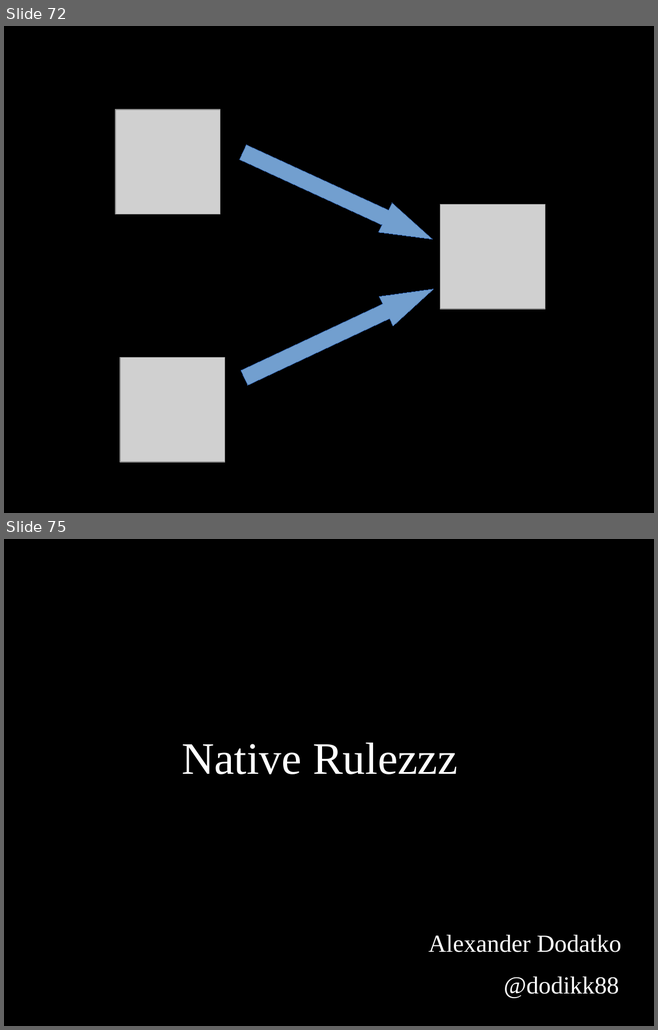
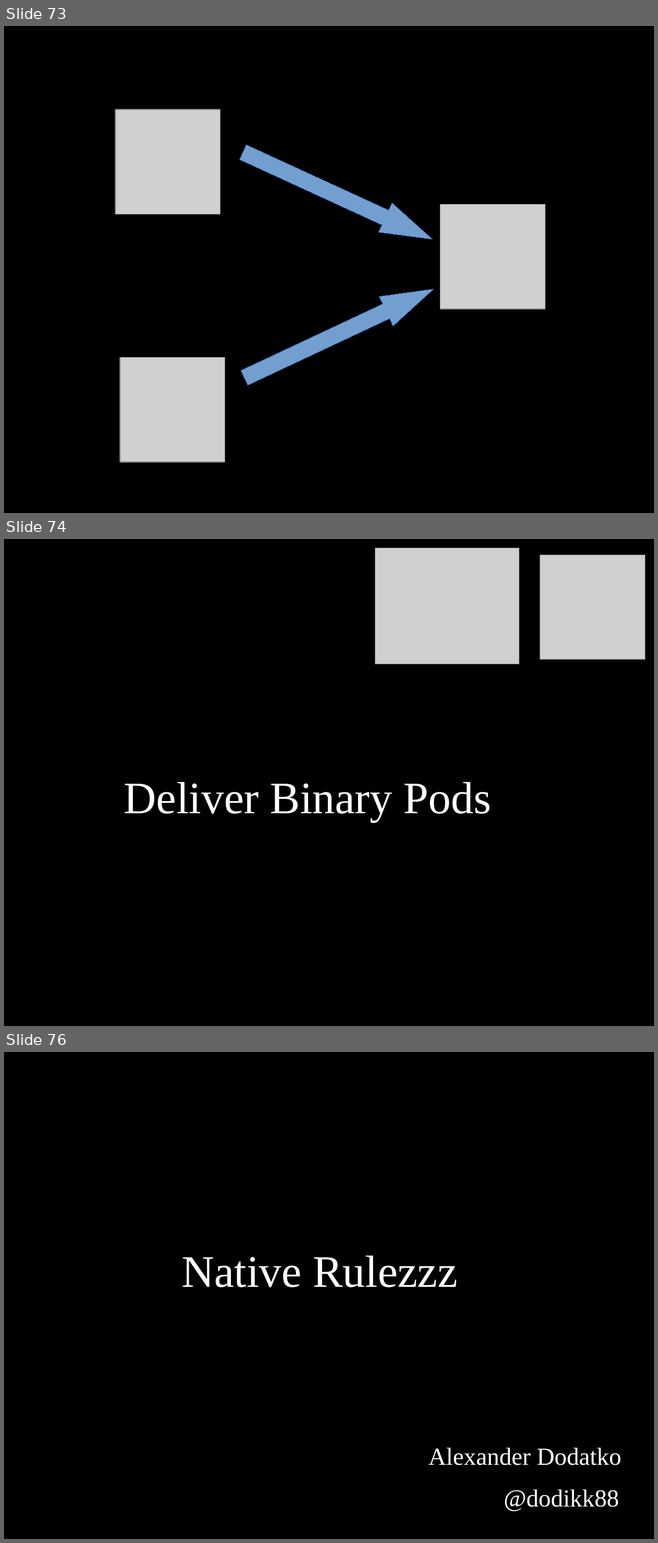
Before and after one commit to dodikk/StaticLib-Slides, a slide deck: Libraries-GoingNative.odp. Shown one above the other, each under a label of ours: slides 72 and 75 before the commit, slides 73, 74 and 76 after it; the slides between them are not shown. The pictures are 658x1030 and 658x1543 pixels, drawn with LibreOffice and Linux fonts; fonts in the diff are those of the drawing; grey boxes stand for pictures. Boxes give left, top, right and bottom in pixels: in the first picture for what was removed or moved away, otherwise in the second. Text is boxed around its words. In the diff, an @@ line names an element or a change of style, - is before the commit and + after.

```diff
--- a/Libraries-GoingNative.odp
+++ b/Libraries-GoingNative.odp
@@ slide 74 added at [4, 539, 654, 1026], background #000000 @@
@@ picture added at [375, 548, 518, 664] @@
@@ picture added at [540, 555, 645, 660] @@
@@ text added at [124, 782, 491, 823], 55 pt, text #FFFFFF @@
+Deliver Binary Pods
@@ what was slide 72 is now slide 73 @@
@@ what was slide 75 is now slide 76 @@
```
Also in this commit, not shown: 3 slides changed, 10 other slides added, 10 slides removed, 1 other file.
